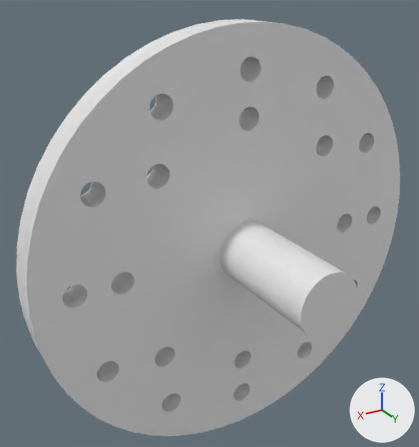
Before and after pictures for a commit that changed the glTF model viewer/parts/Az_Stingray4_Output.glb.
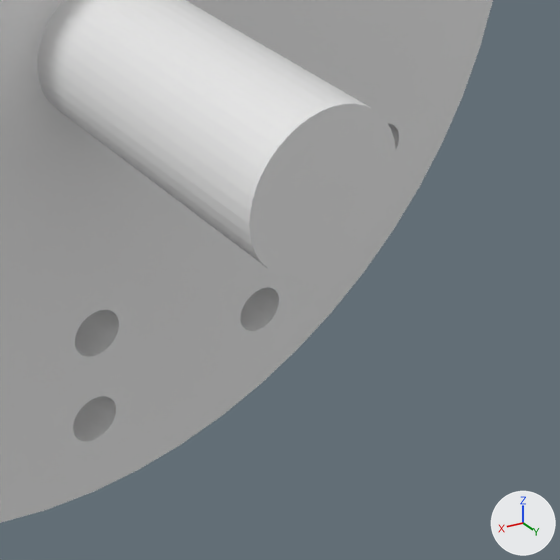
There are two pictures of each version: one whole from a 50 mm lens placed at (54.5, 29.3, 46.0), pointed at (7.6, -48.9, 6.9), one close up on the part from 49% to 100% of the width and 52% to 100% of the height. Every picture has the same lights, and +X, +Y and +Z are marked at lower right. The older version's two pictures come first.

The older version as bpy lines, for what is in view:
```python
me_mesh_0 = bpy.data.meshes.new('Mesh_0')
me_mesh_0.from_pydata(...)  # 2430 vertices, 4936 faces; spans x -39.2..39.2, y -59.0..-26.4, z -39.2..39.1
ob_mesh_0 = bpy.data.objects.new('Mesh_0', me_mesh_0)
ob_mesh_0.location = (0.0, 0.0, 0.0)
```
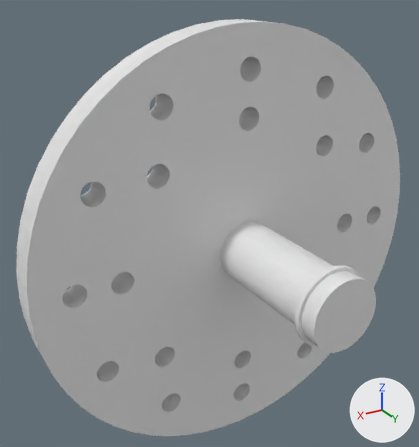
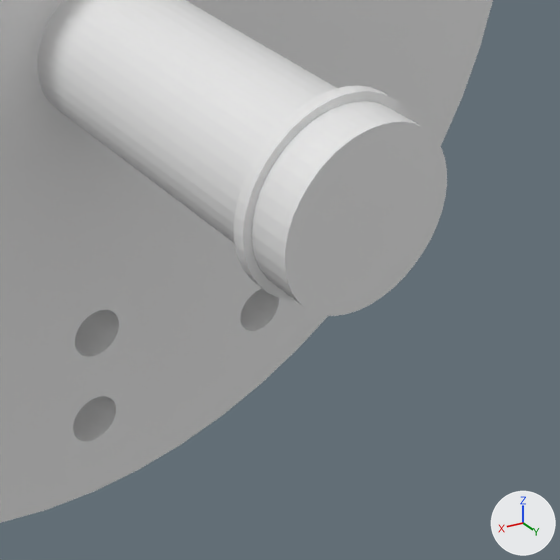
Location of each change, [x1, y1, x2, y2] in pixels of the close-ups (560 x 560 px):
part 1 of me_mesh_0, built on
    before: [37, 0, 396, 277]
    after: [37, 0, 447, 316]

What changed in the scene script:
```text
Change me_mesh_0:
    used by ob_mesh_0; location = (0.0, 0.0, 0.0)
    remove me_mesh_0.from_pydata(...)  # 2430 vertices, 4936 faces; spans x -39.2..39.2, y -59.0..-26.4, z -39.2..39.1
    add me_mesh_0.from_pydata(...)  # 2598 vertices, 5272 faces; spans x -39.2..39.2, y -59.0..-22.8, z -39.2..39.1
    me_mesh_0 part 1
    72 faces are deleted
    95 vertices are added at x -6.6..6.6, y -26.4..-25.6, z -6.6..6.6
    42 new vertices lie (0.0, 2.8, 0.0) away from vertices in x -6.0..6.0, y -25.6, z -6.0..6.0
    31 new vertices lie (0.0, 0.8, 0.0) away from vertices in x -6.6..6.6, y -26.4, z -6.6..6.6
    408 new faces join them
```
